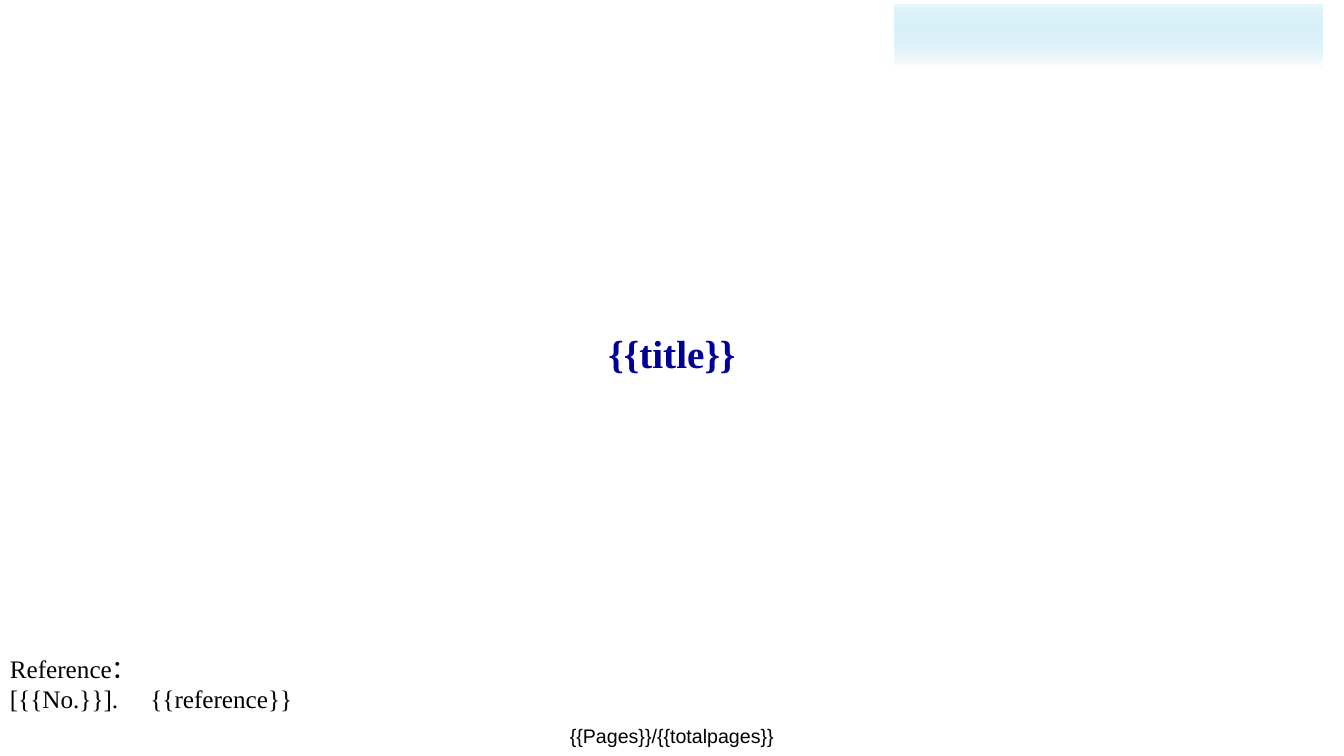
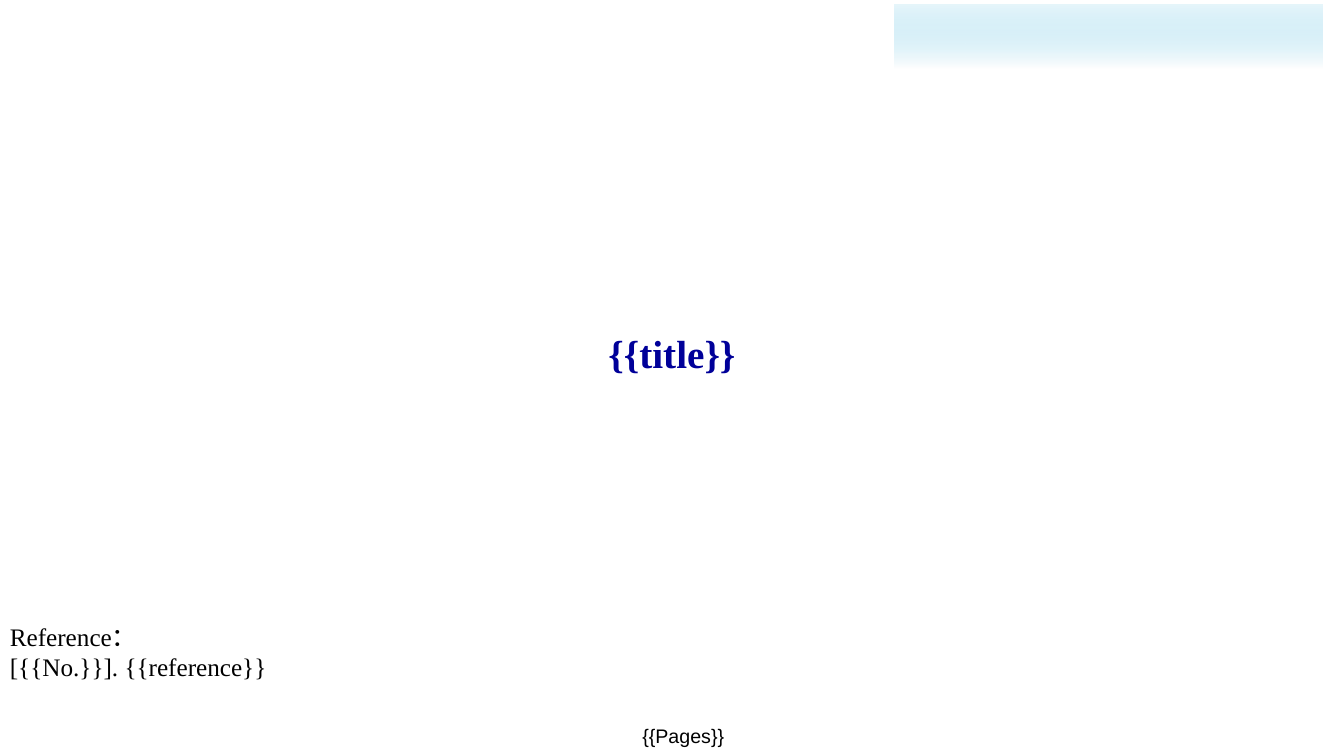
Before and after one commit to majialin-1995/paper_download, a slide deck: slide 6 of template.pptx. Drawn at 1344x756 pixels with LibreOffice and Linux fonts; fonts in the diff are those of the drawing; background and template pictures are left out. Boxes give left, top, right and bottom in pixels: in the first picture for what was removed or moved away, otherwise in the second. Text is boxed around its words. In the diff, an @@ line names an element or a change of style, - is before the commit and + after.

```diff
--- a/template.pptx
+++ b/template.pptx
@@ text "Reference：" rewrapped from (x1=10, y1=660, x2=292, y2=712) to (x1=10, y1=628, x2=267, y2=680) @@
@@ text at (x1=642, y1=728, x2=724, y2=747): text changed @@
-{{Pages}}/{{totalpages}}
+{{Pages}}
```
Also in this commit, not shown: 7 other slides changed, 2 other files.
